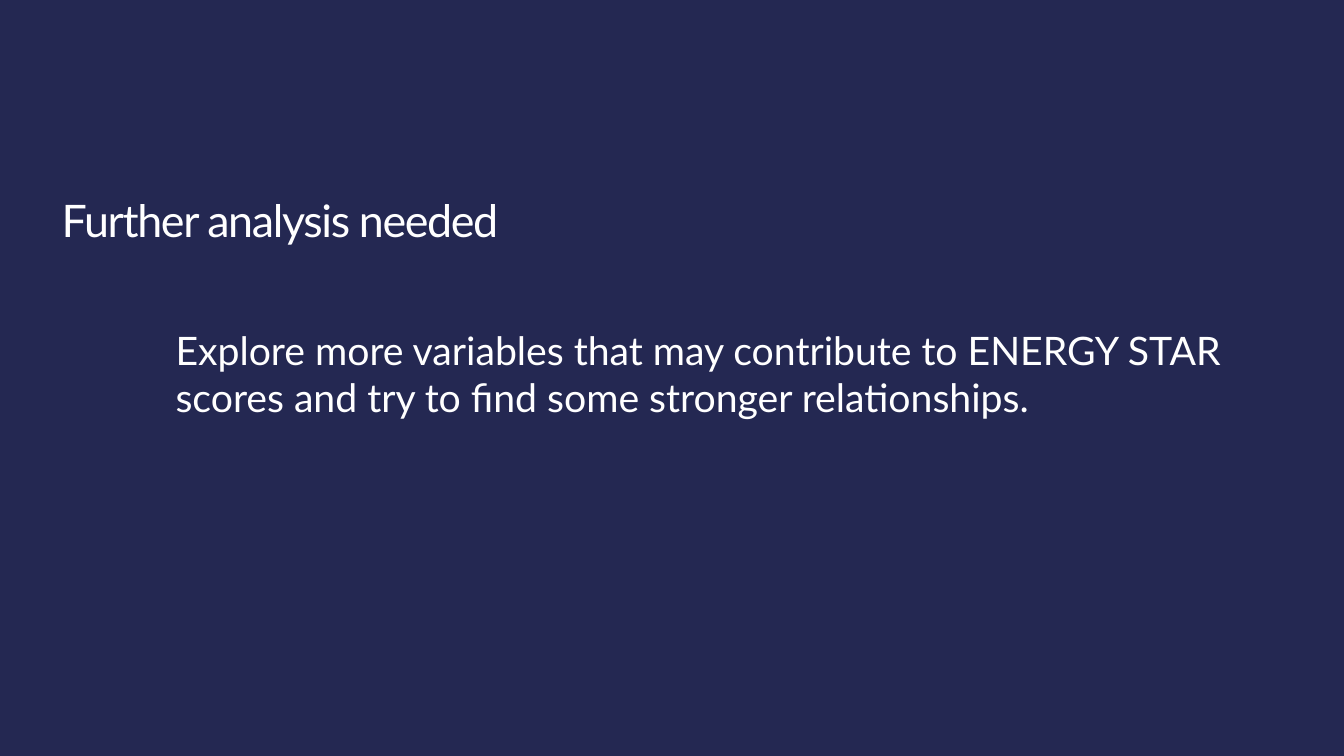
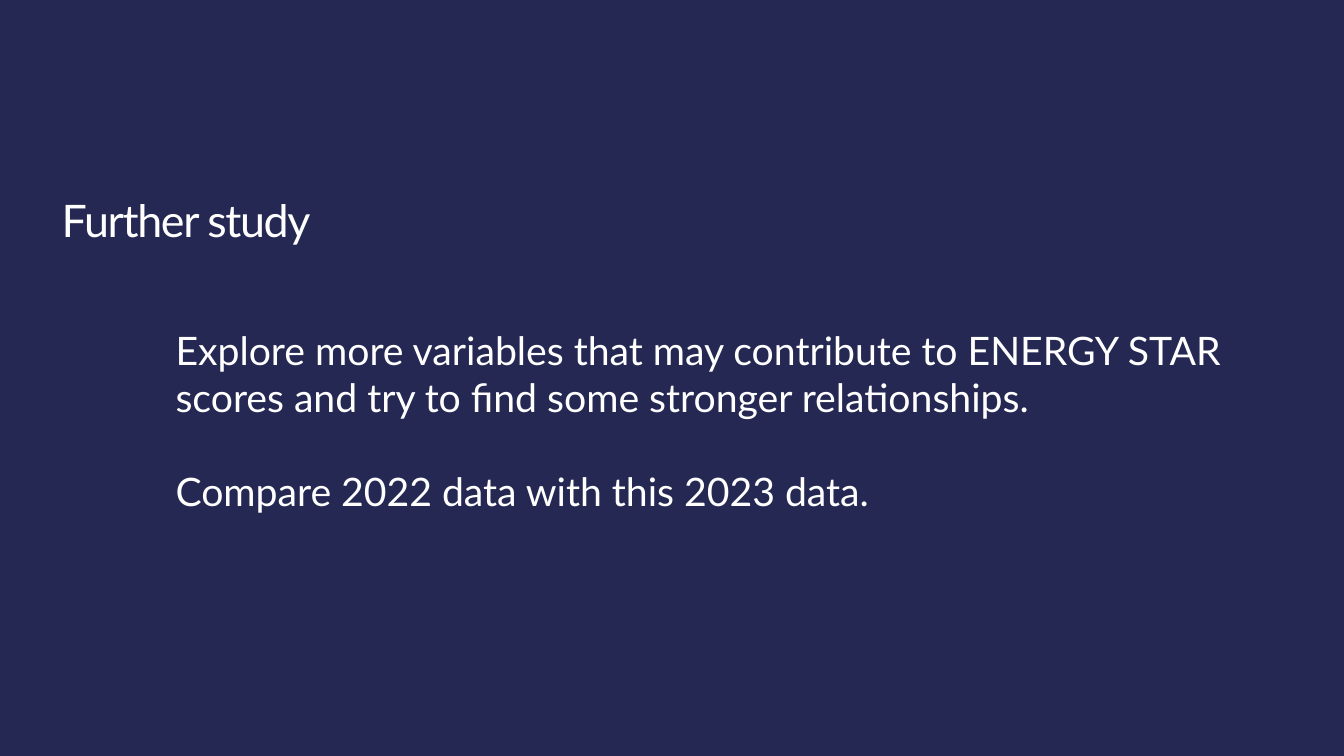
Before and after one commit to Alissa-Ouspen/data110_alissa, a slide deck: slide 13 of project1/Proj1_Present_Energy_Ouspenskaia.pptx. Drawn at 1344x756 pixels with LibreOffice and Linux fonts; fonts in the diff are those of the drawing. Boxes give left, top, right and bottom in pixels: in the first picture for what was removed or moved away, otherwise in the second. Text is boxed around its words. In the diff, an @@ line names an element or a change of style, - is before the commit and + after.

Commit message:
upload analysis notebook

```diff
--- a/project1/Proj1_Present_Energy_Ouspenskaia.pptx
+++ b/project1/Proj1_Present_Energy_Ouspenskaia.pptx
@@ title at bbox=[62, 204, 310, 245]: text changed @@
-Further analysis needed
+Further study
@@ text at bbox=[176, 477, 869, 513]: paragraph added @@
+Compare 2022 data with this 2023 data.
```
Also in this commit, not shown: 2 other slides changed, 4 other files.
